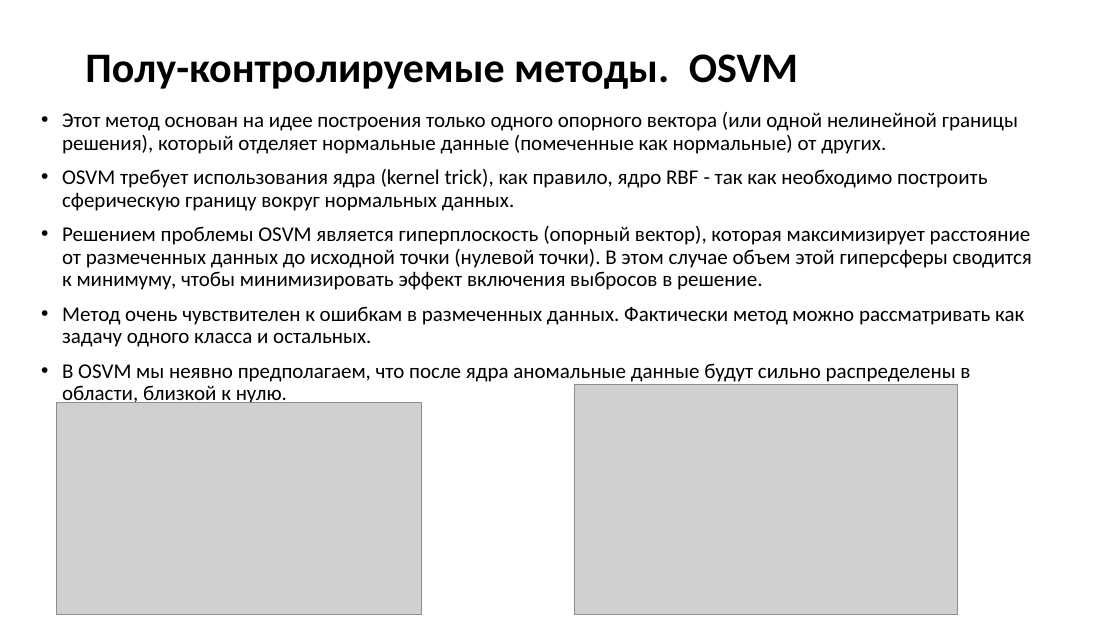
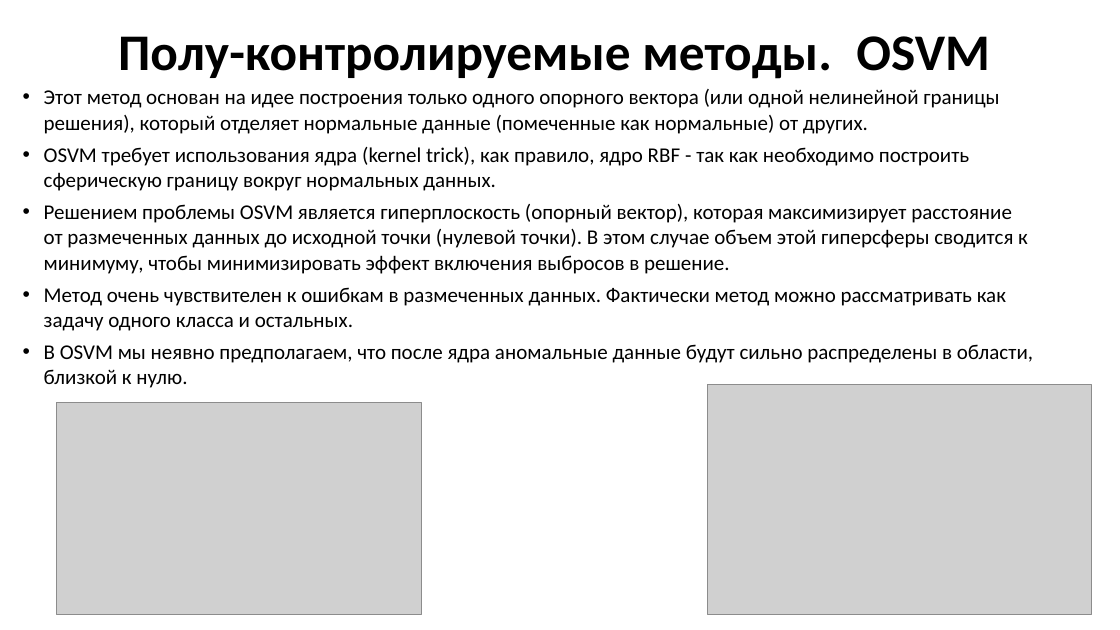
Before and after one commit to MVRonkin/TimeSeriesCourse, a slide deck: slide 24 of 2025/LEC/06-2 Обнаружение аномалий.pptx. Drawn at 1120x630 pixels with LibreOffice and Linux fonts; fonts in the diff are those of the drawing; grey boxes stand for pictures. Boxes give left, top, right and bottom in pixels: in the first picture for what was removed or moved away, otherwise in the second. Text is boxed around its words. In the diff, an @@ line names an element or a change of style, - is before the commit and + after.

```diff
--- a/2025/LEC/06-2 Обнаружение аномалий.pptx
+++ b/2025/LEC/06-2 Обнаружение аномалий.pptx
@@ title "Полу-контролируемые методы. OSVM": place and size @@
-title "Полу-контролируемые методы. OSVM" at box(85, 54, 798, 89)
+title "Полу-контролируемые методы. OSVM" at box(118, 36, 990, 79)
@@ title "Полу-контролируемые методы. OSVM" at box(118, 36, 990, 79): size 36 to 44 pt; alignment left to centre @@
@@ text "Этот метод основан на идее ...": place and size @@
-text "Этот метод основан на идее ..." at box(62, 112, 1032, 407)
+text "Этот метод основан на идее ..." at box(44, 89, 1033, 388)
@@ text "Этот метод основан на идее ..." at box(44, 89, 1033, 388): line spacing 0.9 to 1; less space between paragraphs @@
@@ picture: place and size @@
-picture at box(575, 385, 958, 614)
+picture at box(708, 385, 1091, 614)
```
Also in this commit, not shown: 10 other slides changed, 1 slide added, 12 other files.
